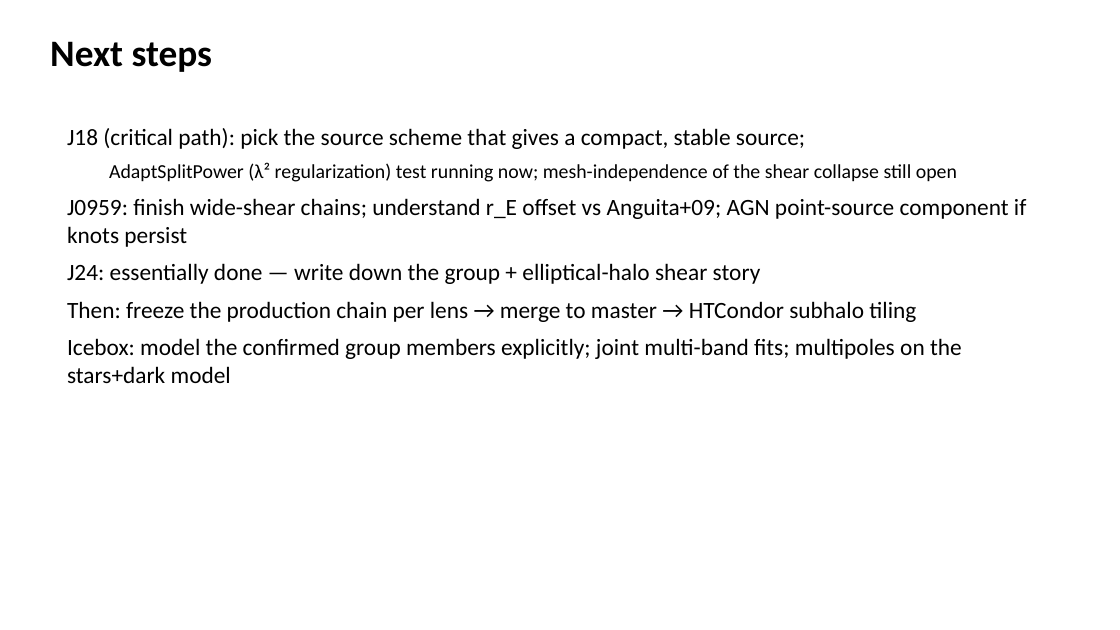
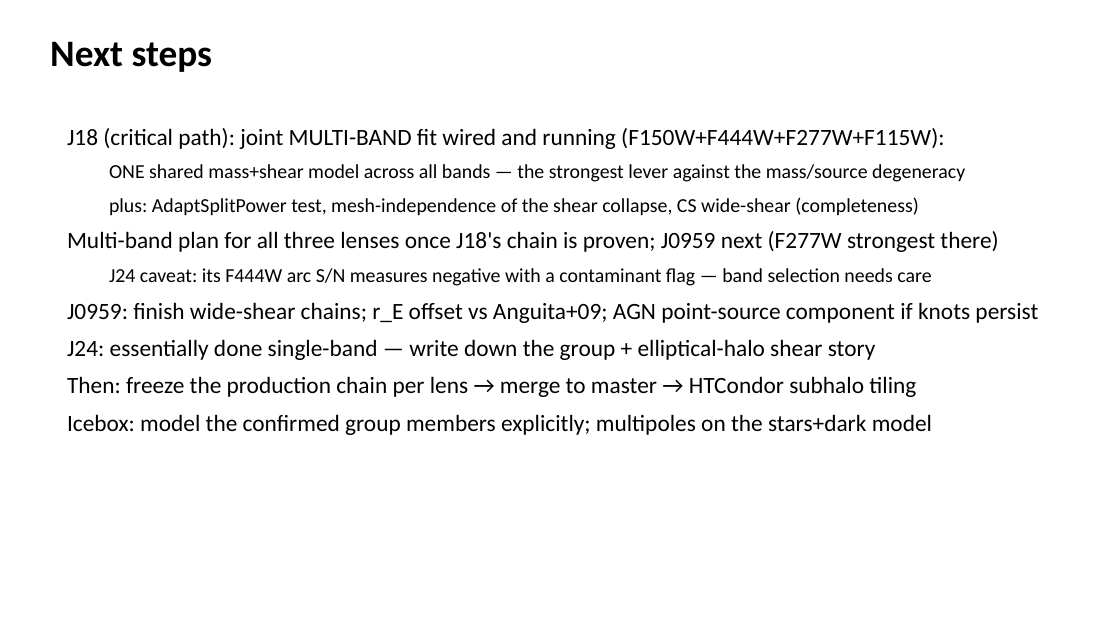
Before and after one commit to gravlensingcuhk/PyAutoLens-Project, a slide deck: slide 12 of docs/update_2026-11-12/cowls_status_2026-11-12.pptx (slide 10 before the commit). Drawn at 1120x630 pixels with LibreOffice and Linux fonts; fonts in the diff are those of the drawing. Boxes give left, top, right and bottom in pixels: in the first picture for what was removed or moved away, otherwise in the second. Text is boxed around its words. In the diff, an @@ line names an element or a change of style, - is before the commit and + after.

```diff
--- a/docs/update_2026-11-12/cowls_status_2026-11-12.pptx
+++ b/docs/update_2026-11-12/cowls_status_2026-11-12.pptx
@@ text at box(67, 128, 1038, 360): text changed @@
-J18 (critical path): pick the source scheme that gives a compact, stable source;
-  AdaptSplitPower (λ² regularization) test running now; mesh-independence of the shear collapse still open
-J0959: finish wide-shear chains; understand r_E offset vs Anguita+09; AGN point-source component if knots persist
-J24: essentially done — write down the group + elliptical-halo shear story
+J18 (critical path): joint MULTI-BAND fit wired and running (F150W+F444W+F277W+F115W):
+  ONE shared mass+shear model across all bands — the strongest lever against the mass/source degeneracy
+  plus: AdaptSplitPower test, mesh-independence of the shear collapse, CS wide-shear (completeness)
+Multi-band plan for all three lenses once J18's chain is proven; J0959 next (F277W strongest there)
+  J24 caveat: its F444W arc S/N measures negative with a contaminant flag — band selection needs care
+J0959: finish wide-shear chains; r_E offset vs Anguita+09; AGN point-source component if knots persist
+J24: essentially done single-band — write down the group + elliptical-halo shear story
@@ text at box(67, 414, 932, 435): text changed @@
-Icebox: model the confirmed group members explicitly; joint multi-band fits; multipoles on the stars+dark model
+Icebox: model the confirmed group members explicitly; multipoles on the stars+dark model
```
Also in this commit, not shown: 2 other slides changed, 2 slides added, 5 other files.
